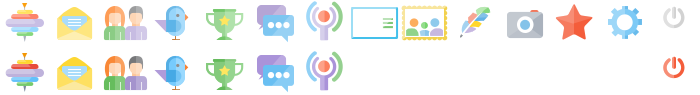
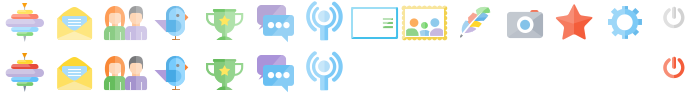
Layered file, before and after one edit (700px x 95px). Changes by layer:
added group "прямой эфир copy" with 6 layers above "прямой эфир" over [306, 51, 343, 91]
added layer "прямой эфир копия" (1st of 4, in "прямой эфир copy") (26%) in group "прямой эфир copy" over [306, 51, 325, 90]
added layer "Фигура 722" (1st of 4, in "прямой эфир copy") in group "прямой эфир copy" over [320, 76, 329, 91]
added layer "Фигура 721 копия 2" (1st of 4, in "прямой эфир copy") in group "прямой эфир copy" over [306, 51, 317, 82]
added layer "Фигура 721 копия" (1st of 4, in "прямой эфир copy") in group "прямой эфир copy" over [331, 51, 343, 82]
added layer "Фигура 721" (1st of 4, in "прямой эфир copy") in group "прямой эфир copy" over [312, 56, 337, 79]
added layer "Фигура 720" (1st of 4, in "прямой эфир copy") in group "прямой эфир copy" over [318, 60, 330, 73]
added group "прямой эфир" (1st of 6) with 6 layers above "прямой эфир" over [312, 1, 343, 41]
added layer "прямой эфир копия" (2nd of 4, in "прямой эфир") (26%) in group "прямой эфир" over [312, 6, 325, 40]
added layer "Фигура 722" (2nd of 4, in "прямой эфир") in group "прямой эфир" over [320, 26, 329, 41]
added layer "Фигура 721 копия 2" (2nd of 4, in "прямой эфир") in group "прямой эфир" over [312, 7, 317, 27]
added layer "Фигура 721 копия" (2nd of 4, in "прямой эфир") in group "прямой эфир" over [331, 1, 343, 32]
added layer "Фигура 721" (2nd of 4, in "прямой эфир") in group "прямой эфир" over [312, 6, 337, 29]
added layer "Фигура 720" (2nd of 4, in "прямой эфир") in group "прямой эфир" over [318, 10, 330, 23]
hid group "прямой эфир" (2nd of 6) (7 layers) over [306, 51, 343, 91]
hid group "прямой эфир" (4th of 6) (10 layers) over [309, 1, 343, 56]
